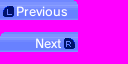
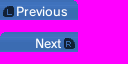
Comparing the layer stacks of the two 128px x 64px images. Changes:
painted on "Pasted Layer" over (0, 0, 78, 20)
painted on "Pasted Layer #1" over (0, 32, 78, 52)
